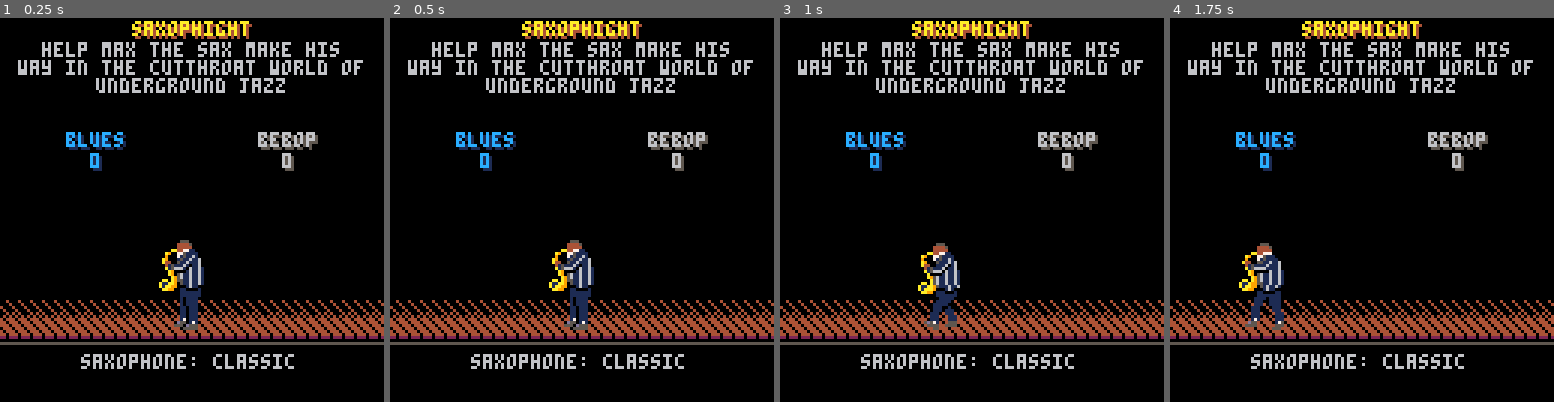
Above: before the commit, frames 1-4 (left to right).
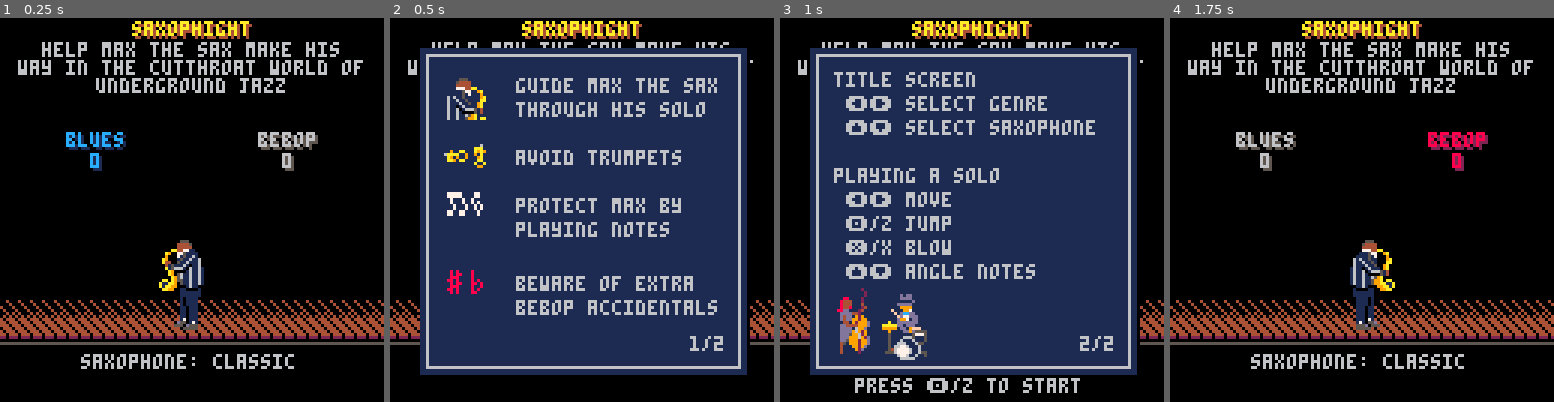
Above: after the commit, the same moments.

Repository: dekent/Saxophight
Game: PICO-8 cartridge saxophight.p8
Two runs of this game, one before a commit and one after it. Both use one fixed random seed, a clock stepped at 60 frames per second and the inputs below.
Inputs:
- Up to frame 1 (0.25 s): no input
- Up to frame 2 (0.5 s): tap X (X key) at 0.33 s
- Up to frame 3 (1 s): tap O (Z key) at 0.7 s
- Up to frame 4 (1.75 s): tap X (X key) at 1.07 s; hold Right from 1.6 s (still down); hold P2 Left from 1.6 s (still down); tap O (Z key) at 1.7 s

Frame 1 is identical in both runs. In frame 2, 71% of the frame differs, in the area x 7-94%, y 7-93%; in frame 3, 72%, in the area x 7-94%, y 7-98%; in frame 4, 4.2%.

Commit message:
Instructions and controls screen

Diff:
--- a/saxophight.p8
+++ b/saxophight.p8
@@ -1,5 +1,5 @@
 pico-8 cartridge // http://www.pico-8.com
-version 7
+version 8
 __lua__
 --saxophight!
 --help max the sax make his way in the cutthroat world of underground jazz
@@ -14,6 +14,8 @@
 top_score_blues=0
 top_score_bebop=0
 title_transition=false
+title_counter=0
+show_instructions=false
 
 --gameover screen
 gameover_transition=true
@@ -36,9 +38,6 @@
 g = .15 --gravity acceleration (pixels/frame^2)
 max_dy = 7 --terminal vel, prevents going through 8x8 tile
 camera_delay = 4
-debug_freeze = false
-slow_count = 0
-debug_string="nope"
 
 --music stuff
 blues_chords = {1,1,1,1,4,4,1,1,5,4,1,5,1,1,1,1,4,4,1,1,5,4,1,1}
@@ -363,7 +362,11 @@
 	 create_note(.75,-3.5,orientation)
 	else
 	 if (btn(3)) then
-	  create_note(2.25,-2,orientation)
+	  if on_ground(p) then
+		  create_note(2.25,-2,orientation)
+		 else
+		 create_note(2.25,0,orientation)
+		 end
 	 else
 	  create_note(1.25,-2.85,orientation)
 	 end
@@ -792,34 +795,48 @@
 function _update()
  if screen == 0 then
   if not title_transition then
-	  if btnp(1) then
-	   title_direction = 1
-    title_max_x = 60
-    title_sprite = 0
-   end
-
-   if btnp(0) then
-    title_max_x = 52
-    title_direction = 0
-    title_sprite = 8
-   end
-
-   if btnp(2) then
-    p.sax = (p.sax + 1) % 5
-    while not sax_colors[p.sax+1] do
+  title_counter = (title_counter+1)%120
+	  if not show_instructions then
+
+	   if btnp(1) then
+	    title_direction = 1
+     title_max_x = 60
+     title_sprite = 0
+    end
+
+    if btnp(0) then
+     title_max_x = 52
+     title_direction = 0
+     title_sprite = 8
+    end
+
+    if btnp(2) then
      p.sax = (p.sax + 1) % 5
+     while not sax_colors[p.sax+1] do
+      p.sax = (p.sax + 1) % 5
+     end
+    elseif btnp(3) then
+     p.sax = (p.sax - 1) % 5
+     while not sax_colors[p.sax+1] do
+      p.sax = (p.sax - 1) % 5
+     end
     end
-   elseif btnp(3) then
-    p.sax = (p.sax - 1) % 5
-    while not sax_colors[p.sax+1] do
-     p.sax = (p.sax - 1) % 5
+
+    if btnp(4) then
+     music(-1)
+     title_transition = true
+     sfx(19,3)
+    elseif btnp(5) then
+     show_instructions = true
+     instruction_page = 1
     end
-   end
-
-   if btnp(4) then
-    music(-1)
-    title_transition = true
-    sfx(19,3)
+   else
+    if btnp(4) or btnp(5) then
+     instruction_page += 1
+     if instruction_page > 2 then
+      show_instructions = false
+     end
+    end
    end
   else
    --walk off screen
@@ -840,6 +857,7 @@
      title_sprite = 0
     end
     title_transition = false
+    title_counter = 0
    else
    --set sprite
     if title_direction == 0 then
@@ -864,10 +882,6 @@
  end
 
  if screen == 1 then
-  slow_count += 1
-  --if (slow_count % 15 ~= 0) return
-  if (debug_freeze) return
-
   --update the state of the world
   foreach(notes, move_note)
   foreach(trumpets, move_trumpet)
@@ -906,16 +920,8 @@
 	 if (btn(5)) then
 	 	blow()
 	 else
-	 	if (breath<40) breath+=1
-	 	if (breath>40) breath=40
+	 	breath = min(breath+1,40)
 	 end
-
-  --debug actions
-  if (btn(1,1)) then
-   screen = 0
-   music(-1,0)
-   return
-  end
 
   --update player position
 	 standard_physics(p)
@@ -1169,11 +1175,14 @@
 
 end
 
-function print_centered(text,tx,ty,tcol)
- if (tcol == nil) then
+function print_centered(text,tx,ty,tcol,numspecial)
+ if tcol == nil then
  	tcol = 6
  end
- print(text, tx-#text*2, ty, tcol)
+ if numspecial == nil then
+  numspecial = 0
+ end
+ print(text, tx-#text*2-numspecial*3/2, ty, tcol)
 end
 
 --print centered for numbers
@@ -1208,6 +1217,60 @@
  pal(10,10)
 end
 
+function instruction(page)
+ rectfill(11,11,119,119,0)
+ rectfill(10,10,118,118,1)
+ rect(12,12,116,116,6)
+ if page == 1 then
+  palt(11,true)
+  palt(0,false)
+  spr(0,18,18,2,2)
+  palt(11,false)
+  palt(0,true)
+  print("guide max the sax",42,20,6)
+  print("through his solo",42,28,6)
+
+  spr(137,18,42)
+  spr(134,26,42)
+  print("avoid trumpets",42,44,6)
+
+  spr(180,18,58)
+  spr(187,26,58)
+  print("protect max by",42,60,6)
+  print("playing notes",42,68,6)
+
+  spr(160,18,84)
+  spr(161,26,84)
+  print("beware of extra",42,86,6)
+  print("bebop accidentals",42,94,6)
+
+  print("1/2",100,106,6)
+ else
+  print("title screen",18,18,6)
+  print("⬅️➡️",22,26,6)
+  print("select genre",42,26,6)
+  print("⬆️⬇️",22,34,6)
+  print("select saxophone",42,34,6)
+  print("playing a solo",18,50,6)
+  print("⬅️➡️",22,58,6)
+  print("move",42,58,6)
+  print("🅾️/z",22,66,6)
+  print("jump",42,66,6)
+  print("❎/x",22,74,6)
+  print("blow",42,74,6)
+  print("⬆️⬇️",22,82,6)
+  print("angle notes",42,82,6)
+  print("2/2",100,106,6)
+
+  palt(11,true)
+  palt(0,true)
+  spr(192,18,90,2,3)
+  spr(199,34,90,2,3)
+  palt(0,true)
+  palt(11,false)
+ end
+end
+
 function _draw()
 
  cls()
@@ -1264,6 +1327,16 @@
 		end
 
 		print_centered(sax_msg,63,112,6)
+
+		--render instructions
+		if not title_transition then
+		 if title_counter >= 30 and title_counter < 60 then
+		  print_centered("press 🅾️/z to start",63,120,6,1)
+		 elseif title_counter >= 90 then
+		 	print_centered("press ❎/x for instructions",63,120,6,1)
+		 end
+		end
+
 		--render title screen max
 		palt(0,false)
 		palt(11,true)
@@ -1296,9 +1369,12 @@
 		elseif title_max_x >= 159 then
 		 print_centered("one more once!",64,64,6)
 		end
- end
-
- if screen == 1 then
+
+  --render instruction page
+		if show_instructions then
+   instruction(instruction_page)
+  end
+ elseif screen == 1 then
   --render background
   update_camera()
   update_background()
@@ -1330,14 +1406,9 @@
 	 --render effects
 	 draw_effects()
 
- 	--debug
-  --print(max(sqrt(game_points/3),3), p.x, p.y-30)
-
   --render hud
   draw_hud()
- end
-
- if screen == 2 then
+ elseif screen == 2 then
   if gameover_counter < 154 then
    --render (mostly) frozen scene
    update_camera()
